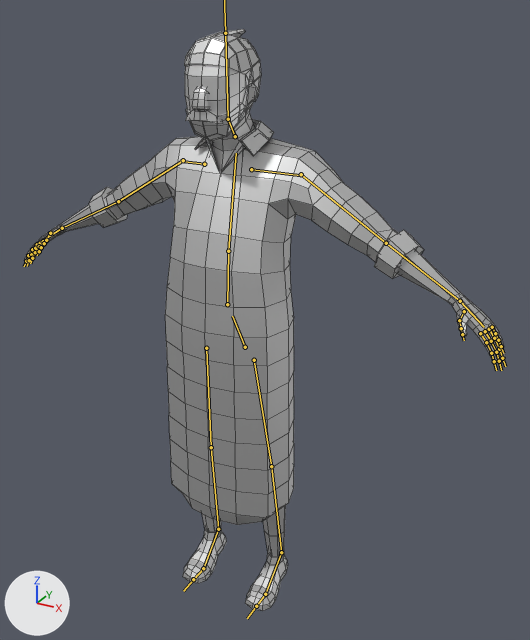
An edit to the Blender file Model/Level2/Level2_patient_stand.blend, drawn before and after from the same camera.
Camera for both pictures: a 50 mm camera at (1.226, -2.074, 2.191) aimed at (0.093, -0.015, 1.162). Every picture has the same lights, and +X, +Y and +Z are marked at lower left. The bones that bend it are drawn over the model as lines. Mesh edges are drawn as thin lines.

Names of what the first picture shows: 'Paul_Hairs_A', 'Paul_Head_A', 'Paul_Shirt_A', 'Paul_Shoes_B'.
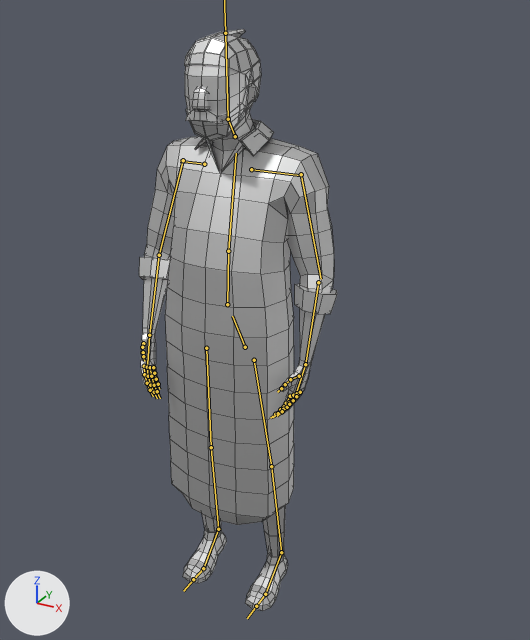
The newer file adds an action. The first version stands in its rest pose; the second is drawn at frame 1 of the action 'Action'.

Where the change shows, as pixel boxes (x1, y1, x2, y2) in the pictures (530 x 640 px):
'Paul_Shirt_A', posed (59% narrower)
    before: (24, 119, 506, 525)
    after: (139, 119, 337, 525)
bone 'upper_arm.L', root to tip
    before: (301, 174) to (386, 243)
    after: (301, 174) to (321, 279)
bone 'forearm.L', root to tip
    before: (386, 243) to (460, 301)
    after: (318, 282) to (305, 364)
bone 'upper_arm.R', root to tip
    before: (183, 160) to (118, 201)
    after: (183, 160) to (159, 255)
bone 'forearm.R', root to tip
    before: (118, 201) to (62, 228)
    after: (159, 255) to (149, 335)

The change in detail:
Bone 'upper_arm.L' (bone_upper_arm_l) turns from (0, 0, 0) to (45, 1, -3) degrees about its own x, y and z.
Bone 'forearm.L' (bone_forearm_l) moves from (0.0, 0.0, 0.0) to (-0.026, 0.008, 0.0).
Bone 'forearm.L' (bone_forearm_l) turns from (0, 0, 0) to (22, -3, -3) degrees about its own x, y and z.
Bone 'upper_arm.R' (bone_upper_arm_r) turns from (0, 0, 0) to (46, 6, -6) degrees about its own x, y and z.
Bone 'forearm.R' (bone_forearm_r) turns from (0, 0, 0) to (22, 6, -2) degrees about its own x, y and z.
